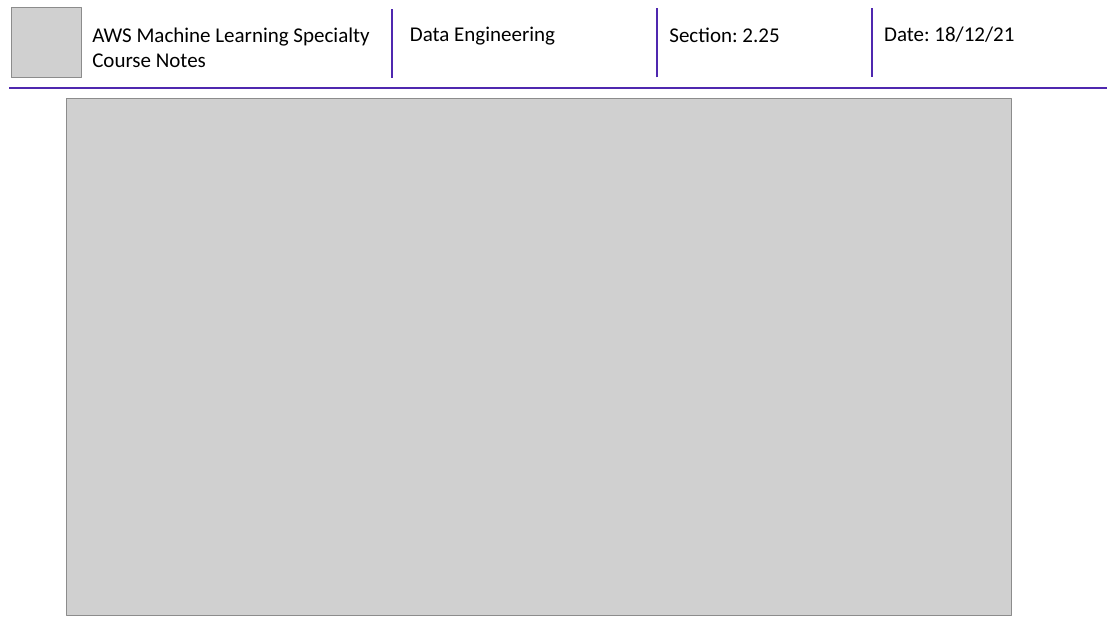
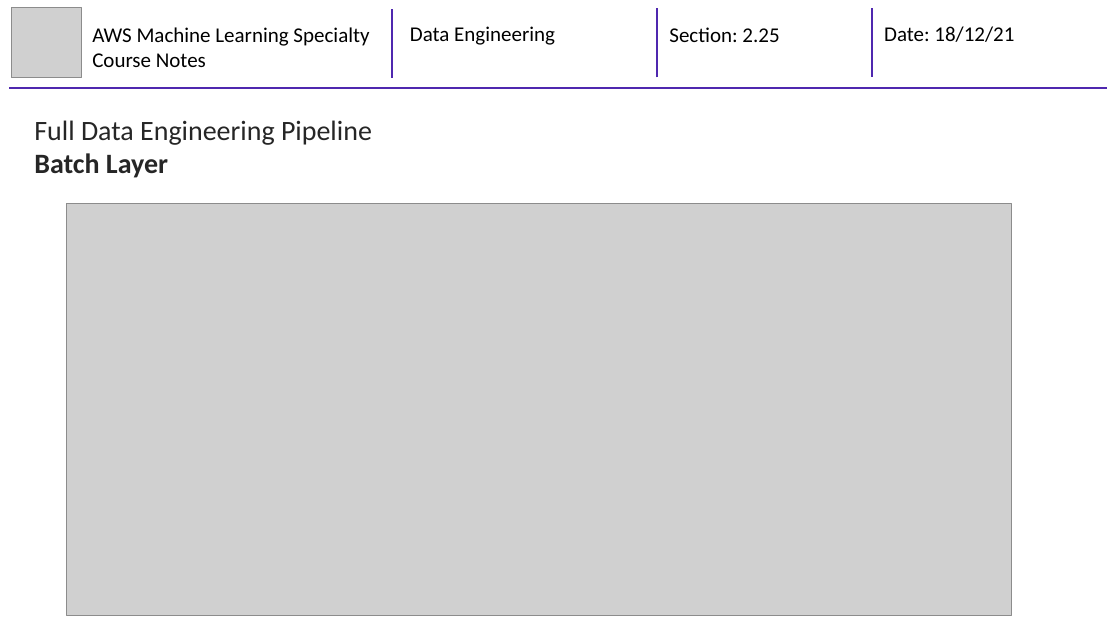
Before and after one commit to mhaythornthwaite/Testing_ML_Algorithms, a slide deck: slide 24 of AWS Machine Learning Specialty/Course Notes/2_MJH_Data_Engineering_Course_Notes.pptx (slide 20 before the commit). Drawn at 1120x630 pixels with LibreOffice and Linux fonts; fonts in the diff are those of the drawing; grey boxes stand for pictures. Boxes give left, top, right and bottom in pixels: in the first picture for what was removed or moved away, otherwise in the second. Text is boxed around its words. In the diff, an @@ line names an element or a change of style, - is before the commit and + after.

```diff
--- a/AWS Machine Learning Specialty/Course Notes/2_MJH_Data_Engineering_Course_Notes.pptx
+++ b/AWS Machine Learning Specialty/Course Notes/2_MJH_Data_Engineering_Course_Notes.pptx
@@ text added at (34,120,372,178), 24 pt, text #262626 @@
+Full Data Engineering Pipeline
+Batch Layer
@@ picture: place and size @@
-picture at (67,98,1012,616)
+picture at (67,204,1012,616)
```
Also in this commit, not shown: 9 other slides changed, 4 slides added.
